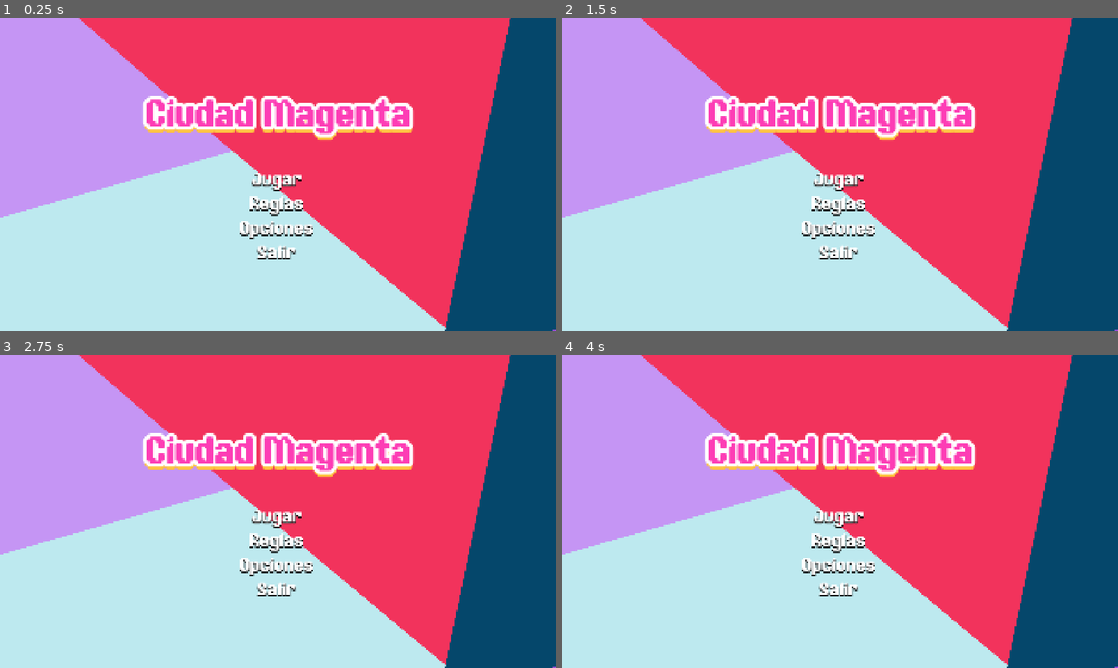
Above: before the commit, frames 1-4 (two rows, left to right).
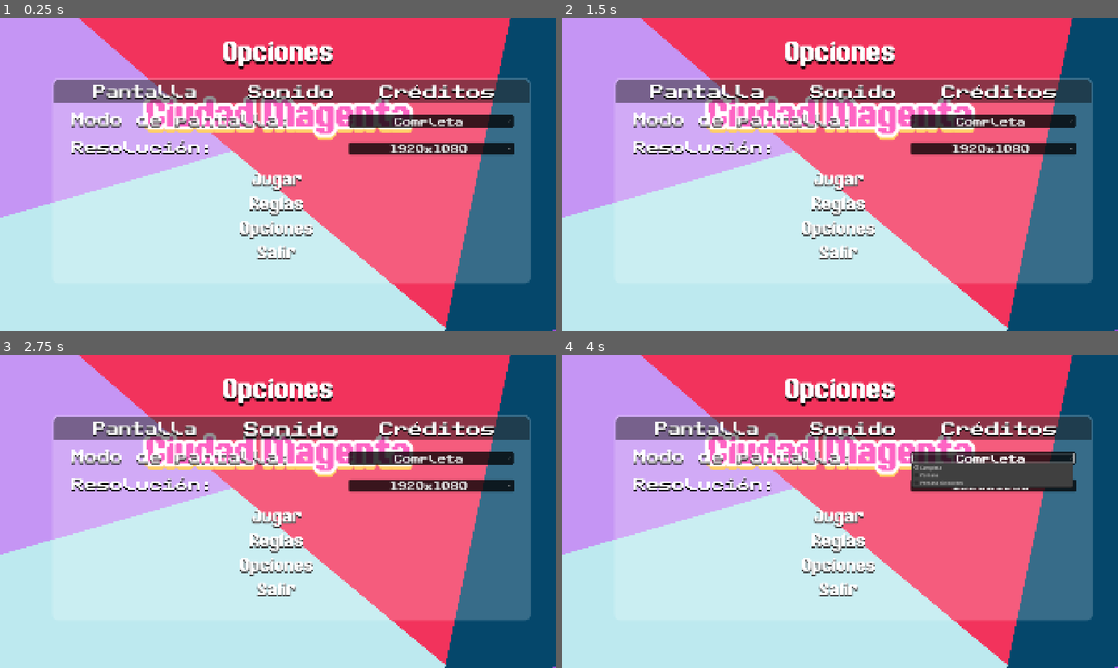
Above: after the commit, the same moments.

Repository: AleML1024/Ciudad-Magenta
Game: Godot game, scene res://MainMenu.tscn
The game is run twice, just before and just after one commit, with the same random seed, the same clock (stepped at 60 frames per second) and the same inputs.
Inputs (mouse positions are in pixels of both pictures, inside the frame that each line leads up to):
- Up to frame 1 (0.25 s): no input
- Up to frame 2 (1.5 s): click "Opciones" at 0.5 s; click (706, 89) at 1.25 s, where only the run after the commit has a clickable "Pantalla"
- Up to frame 3 (2.75 s): click (289, 426) at 2 s, where only the run after the commit has a clickable "Sonido"
- Up to frame 4 (4 s): click (1001, 426) at 2.75 s, where only the run after the commit has a clickable "Créditos"; click (995, 458) at 3.5 s, where only the run after the commit has a clickable "Completa"

The runs differ from the first frame. In frame 1, 34% of the frame differs, in the area x 9-96%, y 7-85%; in frame 2, 34%; in frame 3, 34%; in frame 4, 34%.

Commit message:
Se trabaja en las opciones de configuraciones

Diff:
--- a/MainMenu.tscn
+++ b/MainMenu.tscn
@@ -15,6 +15,7 @@
 [ext_resource type="LabelSettings" uid="uid://d01eai4h7bper" path="res://asssets/ui/button_text.tres" id="8_u7cqb"]
 [ext_resource type="Texture2D" uid="uid://dyy6o156y3o4g" path="res://asssets/characters/CelesteAvatar.PNG" id="9_rnncn"]
 [ext_resource type="Texture2D" uid="uid://cn2mlumv848sm" path="res://asssets/characters/MarinoAvatar.PNG" id="10_3fnrj"]
+[ext_resource type="FontFile" uid="uid://bquy73w767mk1" path="res://asssets/fonts/PublicPixel-rv0pA.ttf" id="16_3fnrj"]
 
 [sub_resource type="StyleBoxEmpty" id="StyleBoxEmpty_iwfq2"]
 
@@ -45,14 +46,103 @@
 content_margin_top = 5.0
 content_margin_right = 5.0
 content_margin_bottom = 5.0
-bg_color = Color(1, 1, 1, 1)
+bg_color = Color(1, 1, 1, 0.2)
 corner_radius_top_left = 20
 corner_radius_top_right = 20
 corner_radius_bottom_right = 20
 corner_radius_bottom_left = 20
+shadow_offset = Vector2(0, 5)
+
+[sub_resource type="StyleBoxFlat" id="StyleBoxFlat_1thib"]
+bg_color = Color(0, 0, 0, 0.43137255)
+corner_radius_top_left = 20
+corner_radius_top_right = 20
+
+[sub_resource type="LabelSettings" id="LabelSettings_3fnrj"]
+font = ExtResource("16_3fnrj")
+font_size = 45
 shadow_color = Color(0, 0, 0, 1)
-shadow_size = 10
 shadow_offset = Vector2(0, 5)
+
+[sub_resource type="LabelSettings" id="LabelSettings_m04lp"]
+font = ExtResource("16_3fnrj")
+font_size = 50
+shadow_color = Color(0, 0, 0, 1)
+shadow_offset = Vector2(0, 5)
+
+[sub_resource type="LabelSettings" id="LabelSettings_1thib"]
+font = ExtResource("16_3fnrj")
+font_size = 50
+shadow_color = Color(0, 0, 0, 1)
+shadow_offset = Vector2(0, 5)
+
+[sub_resource type="StyleBoxEmpty" id="StyleBoxEmpty_iht1c"]
+content_margin_left = 60.0
+content_margin_top = 30.0
+content_margin_right = 60.0
+
+[sub_resource type="LabelSettings" id="LabelSettings_l1t4j"]
+font = ExtResource("16_3fnrj")
+font_size = 45
+shadow_color = Color(0, 0, 0, 1)
+shadow_offset = Vector2(0, 5)
+
+[sub_resource type="StyleBoxFlat" id="StyleBoxFlat_l1t4j"]
+bg_color = Color(0, 0, 0, 0.768)
+corner_radius_top_left = 7
+corner_radius_top_right = 7
+corner_radius_bottom_right = 7
+corner_radius_bottom_left = 7
+expand_margin_left = 7.0
+expand_margin_top = 7.0
+expand_margin_right = 7.0
+expand_margin_bottom = 7.0
+
+[sub_resource type="StyleBoxFlat" id="StyleBoxFlat_dl1jy"]
+bg_color = Color(0, 0, 0, 0.60200006)
+corner_radius_top_left = 7
+corner_radius_top_right = 7
+corner_radius_bottom_right = 7
+corner_radius_bottom_left = 7
+expand_margin_left = 7.0
+expand_margin_top = 7.0
+expand_margin_right = 7.0
+expand_margin_bottom = 7.0
+
+[sub_resource type="StyleBoxFlat" id="StyleBoxFlat_y4010"]
+bg_color = Color(0, 0, 0, 0.768)
+corner_radius_top_left = 7
+corner_radius_top_right = 7
+corner_radius_bottom_right = 7
+corner_radius_bottom_left = 7
+expand_margin_left = 7.0
+expand_margin_top = 7.0
+expand_margin_right = 7.0
+expand_margin_bottom = 7.0
+
+[sub_resource type="StyleBoxFlat" id="StyleBoxFlat_3fnrj"]
+bg_color = Color(0.6431373, 0.58431375, 0.89411765, 1)
+border_width_left = 5
+border_width_top = 5
+border_width_right = 5
+border_width_bottom = 5
+border_color = Color(1, 1, 1, 1)
+corner_radius_top_left = 7
+corner_radius_top_right = 7
+corner_radius_bottom_right = 7
+corner_radius_bottom_left = 7
+expand_margin_left = 5.0
+expand_margin_top = 8.0
+expand_margin_right = 5.0
+expand_margin_bottom = 8.0
+shadow_color = Color(0, 0, 0, 1)
+shadow_size = 2
+shadow_offset = Vector2(0, 5)
+
+[sub_resource type="StyleBoxFlat" id="StyleBoxFlat_iht1c"]
+bg_color = Color(0.41580388, 0.32117268, 0.697882, 1)
+expand_margin_top = 3.0
+expand_margin_bottom = 3.0
 
 [node name="MainMenu" type="Control"]
 layout_mode = 3
@@ -510,6 +600,265 @@
 grow_horizontal = 2
 grow_vertical = 2
 
+[node name="Label" type="Label" parent="OptionsScreen"]
+layout_mode = 1
+anchors_preset = 10
+anchor_right = 1.0
+offset_top = 1.0
+offset_bottom = 240.0
+grow_horizontal = 2
+text = "Opciones"
+label_settings = ExtResource("5_iwfq2")
+horizontal_alignment = 1
+vertical_alignment = 1
+
+[node name="PanelContainer" type="PanelContainer" parent="OptionsScreen"]
+layout_mode = 1
+anchors_preset = -1
+anchor_left = 0.112
+anchor_top = 0.4
+anchor_right = 0.933
+anchor_bottom = 0.558
+offset_left = 4.9599915
+offset_top = -225.0
+offset_right = 0.6398926
+offset_bottom = 313.36
+grow_horizontal = 2
+grow_vertical = 2
+theme_override_styles/panel = SubResource("StyleBoxFlat_fimr5")
+
+[node name="VBoxContainer" type="VBoxContainer" parent="OptionsScreen/PanelContainer"]
+layout_mode = 2
+
+[node name="Header" type="PanelContainer" parent="OptionsScreen/PanelContainer/VBoxContainer"]
+custom_minimum_size = Vector2(0, 20)
+layout_mode = 2
+theme_override_styles/panel = SubResource("StyleBoxFlat_1thib")
+
+[node name="Options" type="HBoxContainer" parent="OptionsScreen/PanelContainer/VBoxContainer/Header"]
+layout_mode = 2
+size_flags_horizontal = 4
+theme_override_constants/separation = 55
+
+[node name="Screen" type="Button" parent="OptionsScreen/PanelContainer/VBoxContainer/Header/Options"]
+custom_minimum_size = Vector2(450, 80)
+layout_mode = 2
+size_flags_horizontal = 4
+size_flags_vertical = 0
+focus_mode = 0
+theme_override_constants/outline_size = 10
+theme_override_fonts/font = ExtResource("3_qoqlk")
+theme_override_font_sizes/font_size = 64
+theme_override_styles/normal = SubResource("StyleBoxEmpty_iwfq2")
+flat = true
+script = ExtResource("4_qoqlk")
+
+[node name="Label" type="Label" parent="OptionsScreen/PanelContainer/VBoxContainer/Header/Options/Screen"]
+layout_mode = 1
+anchors_preset = 15
+anchor_right = 1.0
+anchor_bottom = 1.0
+grow_horizontal = 2
+grow_vertical = 2
+pivot_offset = Vector2(225, 40)
+text = "Pantalla"
+label_settings = SubResource("LabelSettings_3fnrj")
+horizontal_alignment = 1
+vertical_alignment = 1
+
+[node name="Sound" type="Button" parent="OptionsScreen/PanelContainer/VBoxContainer/Header/Options"]
+custom_minimum_size = Vector2(450, 80)
+layout_mode = 2
+size_flags_horizontal = 4
+size_flags_vertical = 0
+focus_mode = 0
+theme_override_constants/outline_size = 10
+theme_override_fonts/font = ExtResource("3_qoqlk")
+theme_override_font_sizes/font_size = 64
+theme_override_styles/normal = SubResource("StyleBoxEmpty_iwfq2")
+flat = true
+script = ExtResource("4_qoqlk")
+
+[node name="Label" type="Label" parent="OptionsScreen/PanelContainer/VBoxContainer/Header/Options/Sound"]
+layout_mode = 1
+anchors_preset = 15
+anchor_right = 1.0
+anchor_bottom = 1.0
+grow_horizontal = 2
+grow_vertical = 2
+pivot_offset = Vector2(225, 40)
+text = "Sonido"
+label_settings = SubResource("LabelSettings_m04lp")
+horizontal_alignment = 1
+vertical_alignment = 1
+
+[node name="Credits" type="Button" parent="OptionsScreen/PanelContainer/VBoxContainer/Header/Options"]
+custom_minimum_size = Vector2(450, 80)
+layout_mode = 2
+size_flags_horizontal = 4
+size_flags_vertical = 0
+focus_mode = 0
+theme_override_constants/outline_size = 10
+theme_override_fonts/font = ExtResource("3_qoqlk")
+theme_override_font_sizes/font_size = 64
+theme_override_styles/normal = SubResource("StyleBoxEmpty_iwfq2")
+flat = true
+script = ExtResource("4_qoqlk")
+
+[node name="Label" type="Label" parent="OptionsScreen/PanelContainer/VBoxContainer/Header/Options/Credits"]
+layout_mode = 1
+anchors_preset = 15
+anchor_right = 1.0
+anchor_bottom = 1.0
+grow_horizontal = 2
+grow_vertical = 2
+pivot_offset = Vector2(225, 40)
+text = "Créditos"
+label_settings = SubResource("LabelSettings_1thib")
+horizontal_alignment = 1
+vertical_alignment = 1
+
+[node name="Content" type="PanelContainer" parent="OptionsScreen/PanelContainer/VBoxContainer"]
+layout_mode = 2
+size_flags_vertical = 3
+theme_override_styles/panel = SubResource("StyleBoxEmpty_iht1c")
+
+[node name="ScreenOptions" type="VBoxContainer" parent="OptionsScreen/PanelContainer/VBoxContainer/Content"]
+layout_mode = 2
+theme_override_constants/separation = 50
+
+[node name="ScreenMode" type="HBoxContainer" parent="OptionsScreen/PanelContainer/VBoxContainer/Content/ScreenOptions"]
+layout_mode = 2
+size_flags_vertical = 4
+theme_override_constants/separation = 200
+
+[node name="Label" type="Label" parent="OptionsScreen/PanelContainer/VBoxContainer/Content/ScreenOptions/ScreenMode"]
+layout_mode = 2
+text = "Modo de pantalla:"
+label_settings = SubResource("LabelSettings_l1t4j")
+horizontal_alignment = 1
+vertical_alignment = 1
+
+[node name="ScreenModeSelector" type="OptionButton" parent="OptionsScreen/PanelContainer/VBoxContainer/Content/ScreenOptions/ScreenMode"]
+layout_mode = 2
+size_flags_horizontal = 4
+size_flags_vertical = 8
+theme_override_fonts/font = ExtResource("16_3fnrj")
+theme_override_font_sizes/font_size = 30
+theme_override_styles/normal = SubResource("StyleBoxFlat_l1t4j")
+theme_override_styles/pressed = SubResource("StyleBoxFlat_l1t4j")
+theme_override_styles/hover = SubResource("StyleBoxFlat_dl1jy")
+alignment = 1
+selected = 0
+allow_reselect = true
+item_count = 3
+popup/item_0/text = "Completa"
+popup/item_0/id = 0
+popup/item_1/text = "Ventana"
+popup/item_1/id = 1
+popup/item_2/text = "Ventana sin bordes"
+popup/item_2/id = 2
+
+[node name="ScreenResolution" type="HBoxContainer" parent="OptionsScreen/PanelContainer/VBoxContainer/Content/ScreenOptions"]
+layout_mode = 2
+size_flags_vertical = 4
+theme_override_constants/separation = 470
+
+[node name="Label" type="Label" parent="OptionsScreen/PanelContainer/VBoxContainer/Content/ScreenOptions/ScreenResolution"]
+layout_mode = 2
+text = "Resolución:"
+label_settings = SubResource("LabelSettings_l1t4j")
+horizontal_alignment = 1
+vertical_alignment = 1
+
+[node name="ScreenResSelector" type="OptionButton" parent="OptionsScreen/PanelContainer/VBoxContainer/Content/ScreenOptions/ScreenResolution"]
+custom_minimum_size = Vector2(556.885, 0)
+layout_mode = 2
+size_flags_vertical = 8
+theme_override_fonts/font = ExtResource("16_3fnrj")
+theme_override_font_sizes/font_size = 30
+theme_override_styles/normal = SubResource("StyleBoxFlat_y4010")
+theme_override_styles/pressed = SubResource("StyleBoxFlat_l1t4j")
+theme_override_styles/hover = SubResource("StyleBoxFlat_dl1jy")
+alignment = 1
+selected = 0
+allow_reselect = true
+item_count = 3
+popup/item_0/text = "1920x1080"
+popup/item_0/id = 0
+popup/item_1/text = "1600x900"
+popup/item_1/id = 1
+popup/item_2/text = "1280x720"
+popup/item_2/id = 2
+
+[node name="Sound Options" type="VBoxContainer" parent="OptionsScreen/PanelContainer/VBoxContainer/Content"]
+visible = false
+layout_mode = 2
+theme_override_constants/separation = 50
+
+[node name="Master Volume" type="HBoxContainer" parent="OptionsScreen/PanelContainer/VBoxContainer/Content/Sound Options"]
+layout_mode = 2
+theme_override_constants/separation = 500
+
+[node name="Label" type="Label" parent="OptionsScreen/PanelContainer/VBoxContainer/Content/Sound Options/Master Volume"]
+layout_mode = 2
+text = "General"
+label_settings = SubResource("LabelSettings_l1t4j")
+horizontal_alignment = 1
+vertical_alignment = 1
+
+[node name="HSlider" type="HSlider" parent="OptionsScreen/PanelContainer/VBoxContainer/Content/Sound Options/Master Volume"]
+layout_mode = 2
+size_flags_horizontal = 3
+size_flags_vertical = 4
+theme_override_constants/center_grabber = 1
+theme_override_styles/slider = SubResource("StyleBoxFlat_3fnrj")
+theme_override_styles/grabber_area = SubResource("StyleBoxFlat_iht1c")
+theme_override_styles/grabber_area_highlight = SubResource("StyleBoxFlat_iht1c")
+value = 50.0
+
+[node name="SFX Volume" type="HBoxContainer" parent="OptionsScreen/PanelContainer/VBoxContainer/Content/Sound Options"]
+layout_mode = 2
+theme_override_constants/separation = 500
+
+[node name="Label" type="Label" parent="OptionsScreen/PanelContainer/VBoxContainer/Content/Sound Options/SFX Volume"]
+layout_mode = 2
+text = "Efectos"
+label_settings = SubResource("LabelSettings_l1t4j")
+horizontal_alignment = 1
+vertical_alignment = 1
+
+[node name="HSlider" type="HSlider" parent="OptionsScreen/PanelContainer/VBoxContainer/Content/Sound Options/SFX Volume"]
+layout_mode = 2
+size_flags_horizontal = 3
+size_flags_vertical = 4
+theme_override_constants/center_grabber = 1
+theme_override_styles/slider = SubResource("StyleBoxFlat_3fnrj")
+theme_override_styles/grabber_area = SubResource("StyleBoxFlat_iht1c")
+theme_override_styles/grabber_area_highlight = SubResource("StyleBoxFlat_iht1c")
+value = 50.0
+
+[node name="Music Volume" type="HBoxContainer" parent="OptionsScreen/PanelContainer/VBoxContainer/Content/Sound Options"]
+layout_mode = 2
+theme_override_constants/separation = 500
+
+[node name="Label" type="Label" parent="OptionsScreen/PanelContainer/VBoxContainer/Content/Sound Options/Music Volume"]
+layout_mode = 2
+text = "Música "
+label_settings = SubResource("LabelSettings_l1t4j")
+horizontal_alignment = 1
+vertical_alignment = 1
+
+[node name="HSlider" type="HSlider" parent="OptionsScreen/PanelContainer/VBoxContainer/Content/Sound Options/Music Volume"]
+layout_mode = 2
+size_flags_horizontal = 3
+size_flags_vertical = 4
+theme_override_constants/center_grabber = 1
+theme_override_styles/slider = SubResource("StyleBoxFlat_3fnrj")
+theme_override_styles/grabber_area = SubResource("StyleBoxFlat_iht1c")
+theme_override_styles/grabber_area_highlight = SubResource("StyleBoxFlat_iht1c")
+value = 50.0
+
 [connection signal="pressed" from="StartScreen/VBoxContainer/Play" to="." method="_on_play_pressed"]
 [connection signal="pressed" from="StartScreen/VBoxContainer/Rules" to="RulesScreen" method="_on_rules_pressed"]
 [connection signal="pressed" from="IntroScreen/Button" to="IntroScreen" method="_on_button_pressed"]
--- /dev/null
+++ b/default_bus_layout.tres
@@ -0,0 +1,15 @@
+[gd_resource type="AudioBusLayout" format=3 uid="uid://dr0pl0jmwrpvd"]
+
+[resource]
+bus/1/name = &"SFX"
+bus/1/solo = false
+bus/1/mute = false
+bus/1/bypass_fx = false
+bus/1/volume_db = 0.0
+bus/1/send = &"Master"
+bus/2/name = &"Music"
+bus/2/solo = false
+bus/2/mute = false
+bus/2/bypass_fx = false
+bus/2/volume_db = 0.0
+bus/2/send = &"Master"
Not shown: 1 places in MainMenu.tscn that only renumber resources
Not shown, added: asssets/audio/Wii Party Soundtrack Main Menu Music (Nostalgia Version).mp3.import
Binary file added: asssets/fonts/aurora-24.ttf
Not shown, added: asssets/fonts/aurora-24.ttf.import
Not shown, added: asssets/audio/Wii Party Soundtrack Main Menu Music (Nostalgia Version).mp3
